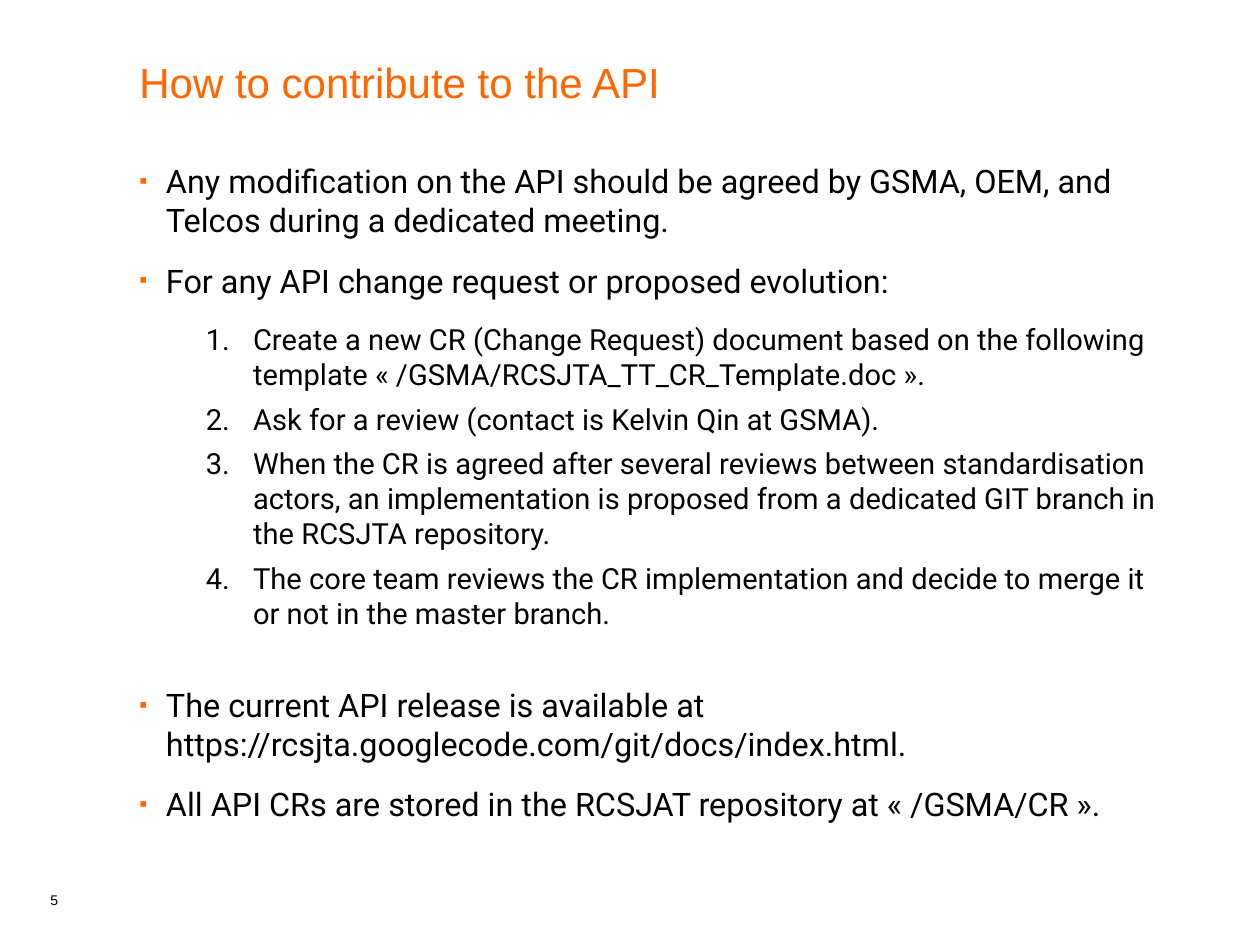
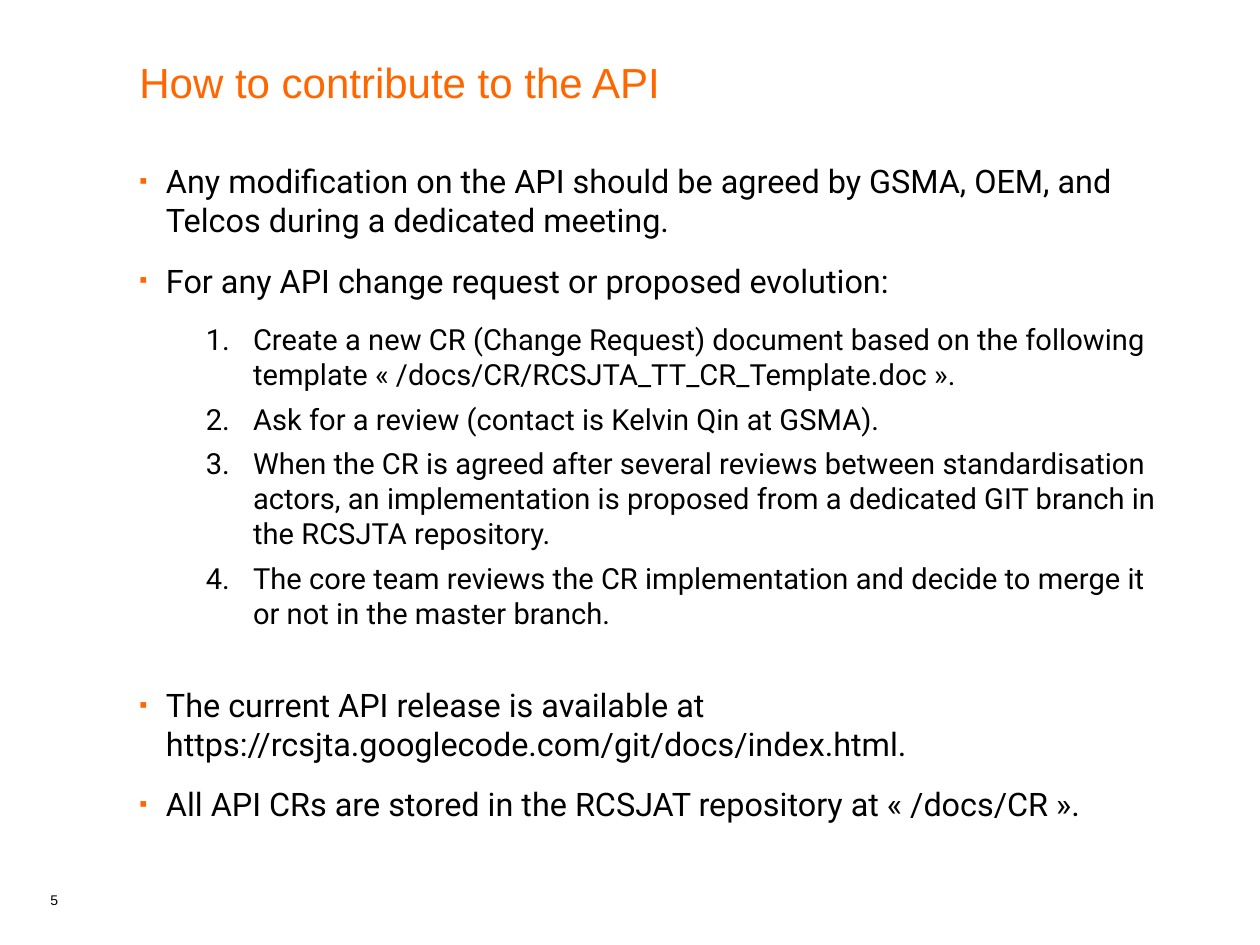
Before and after one commit to android-rcs/rcsjta, a slide deck: slide 5 of docs/RCSJTA_open_source.ppt. Drawn at 1260x945 pixels with LibreOffice and Linux fonts; fonts in the diff are those of the drawing. Boxes give left, top, right and bottom in pixels: in the first picture for what was removed or moved away, otherwise in the second. Text is boxed around its words. In the diff, an @@ line names an element or a change of style, - is before the commit and + after.

Commit message:
Update docs

```diff
--- a/docs/RCSJTA_open_source.ppt
+++ b/docs/RCSJTA_open_source.ppt
@@ text at (x1=253, y1=327, x2=1144, y2=391): text changed @@
-  1. Create a new CR (Change Request) document based on the following template « /GSMA/RCSJTA_TT_CR_Template.doc ».
+  1. Create a new CR (Change Request) document based on the following template « /docs/CR/RCSJTA_TT_CR_Template.doc ».
@@ text at (x1=166, y1=791, x2=1048, y2=823): text changed @@
-▪ All API CRs are stored in the RCSJAT repository at « /GSMA/CR ».
+▪ All API CRs are stored in the RCSJAT repository at « /docs/CR ».
```
Also in this commit, not shown: 1 other file.
